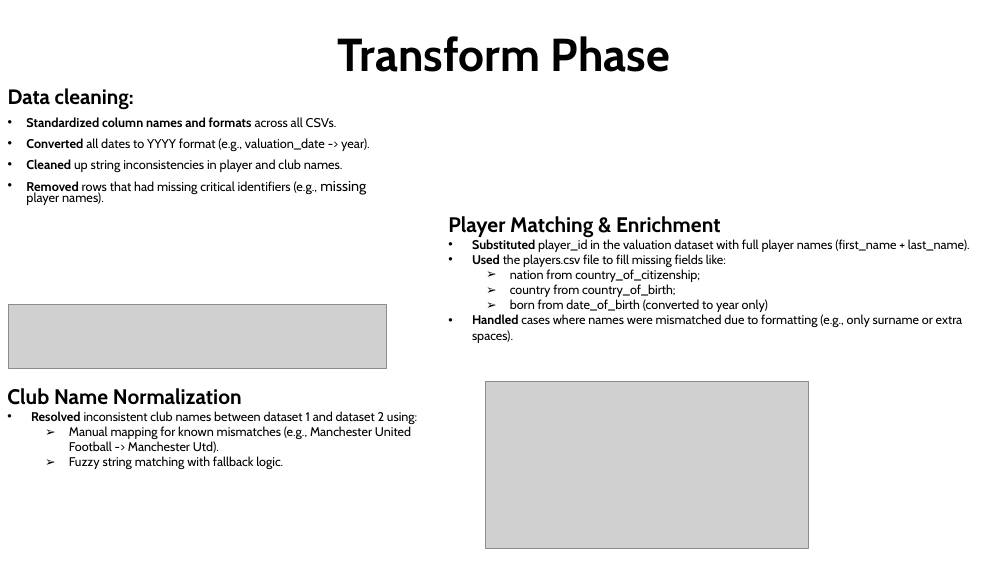
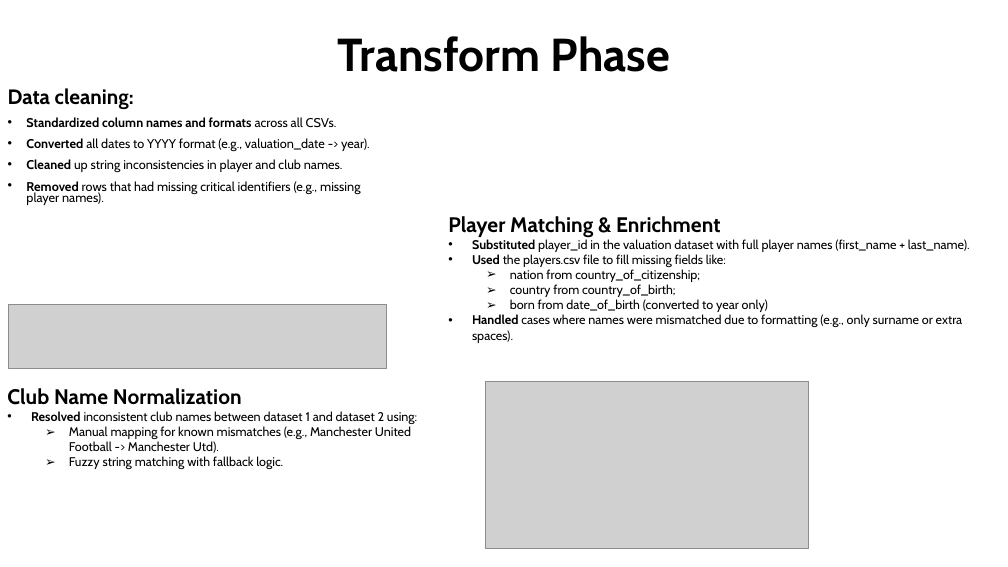
Before and after one commit to mattia9203/Data-Warehouse-on-football-data, a slide deck: slide 5 of Football Data WareHouse.pptx. Drawn at 1008x567 pixels with LibreOffice and Linux fonts; fonts in the diff are those of the drawing; grey boxes stand for pictures. Boxes give left, top, right and bottom in pixels: in the first picture for what was removed or moved away, otherwise in the second. Text is boxed around its words. In the diff, an @@ line names an element or a change of style, - is before the commit and + after.

Commit message:
Adding of slides

```diff
--- a/Football Data WareHouse.pptx
+++ b/Football Data WareHouse.pptx
@@ text at box(26, 181, 361, 205): size 13.8 to 12.1 pt in "missing" @@
```
